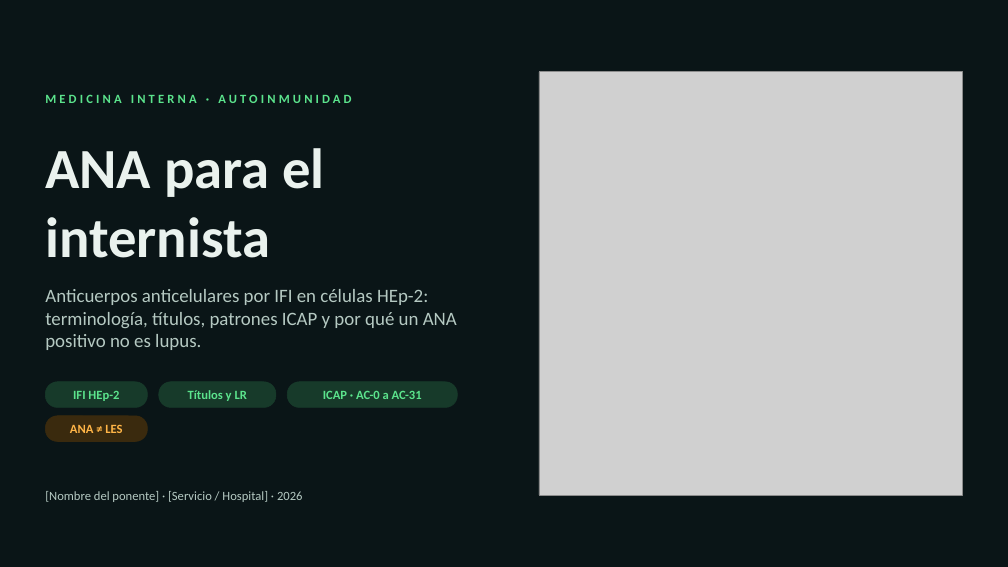
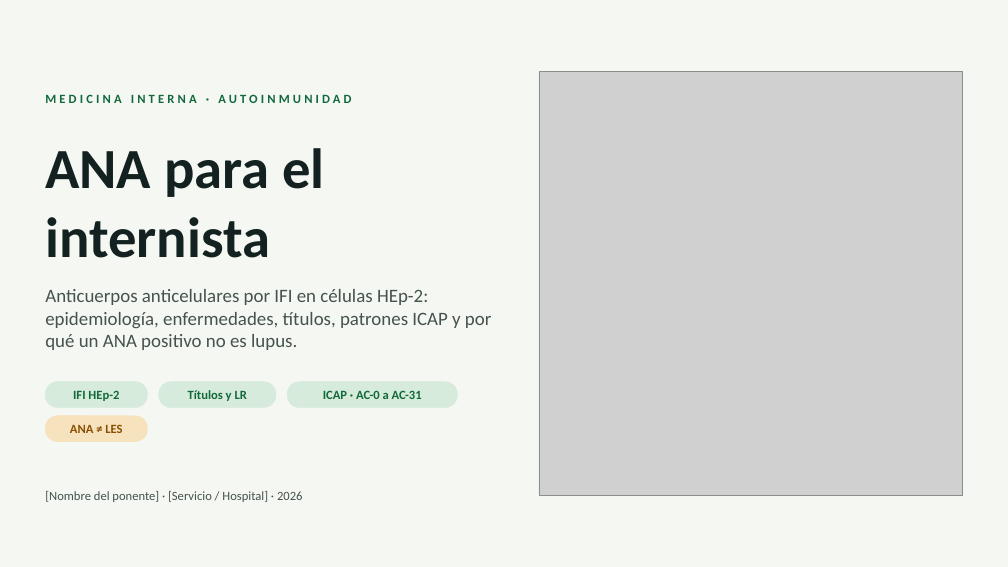
Before and after one commit to nestor120512/nes, a slide deck: slide 1 of ANA_para_el_internista.pptx. Drawn at 1008x567 pixels with LibreOffice and Linux fonts; fonts in the diff are those of the drawing; grey boxes stand for pictures. Boxes give left, top, right and bottom in pixels: in the first picture for what was removed or moved away, otherwise in the second. Text is boxed around its words. In the diff, an @@ line names an element or a change of style, - is before the commit and + after.

```diff
--- a/ANA_para_el_internista.pptx
+++ b/ANA_para_el_internista.pptx
@@ background #0A1517 to #F5F7F2 @@
@@ text "MEDICINA INTERNA · AUTOINMUNIDAD" at (x1=45, y1=94, x2=351, y2=103): text colour #5BE38C to #12693B @@
@@ title "ANA para el internista" at (x1=45, y1=148, x2=324, y2=258): text colour #EAF2EE to #132220 @@
@@ text at (x1=45, y1=289, x2=491, y2=350): text changed; text colour #B5C9C2 to #45524E @@
-Anticuerpos anticelulares por IFI en células HEp-2: terminología, títulos, patrones ICAP y por qué un ANA positivo no es lupus.
+Anticuerpos anticelulares por IFI en células HEp-2: epidemiología, enfermedades, títulos, patrones ICAP y por qué un ANA positivo no es lupus.
@@ text colour #5BE38C to #12693B; fill #173A2A to #D6EBDC; outline #173A2A 0.5 pt to #D6EBDC 0.5 pt in 3 elements at (x1=45, y1=382, x2=147, y2=408), (x1=159, y1=382, x2=276, y2=408), (x1=287, y1=382, x2=457, y2=408) @@
@@ rounded rectangle "ANA ≠ LES" at (x1=45, y1=416, x2=147, y2=442): text colour #FFB547 to #8A4F00; fill #3A2A0E to #F7E2BE; outline #3A2A0E 0.5 pt to #F7E2BE 0.5 pt @@
@@ text "[Nombre del ponente] · [Servicio ..." at (x1=45, y1=491, x2=302, y2=502): text colour #B5C9C2 to #45524E @@
```
Also in this commit, not shown: 26 other slides changed, 1 slide added.
